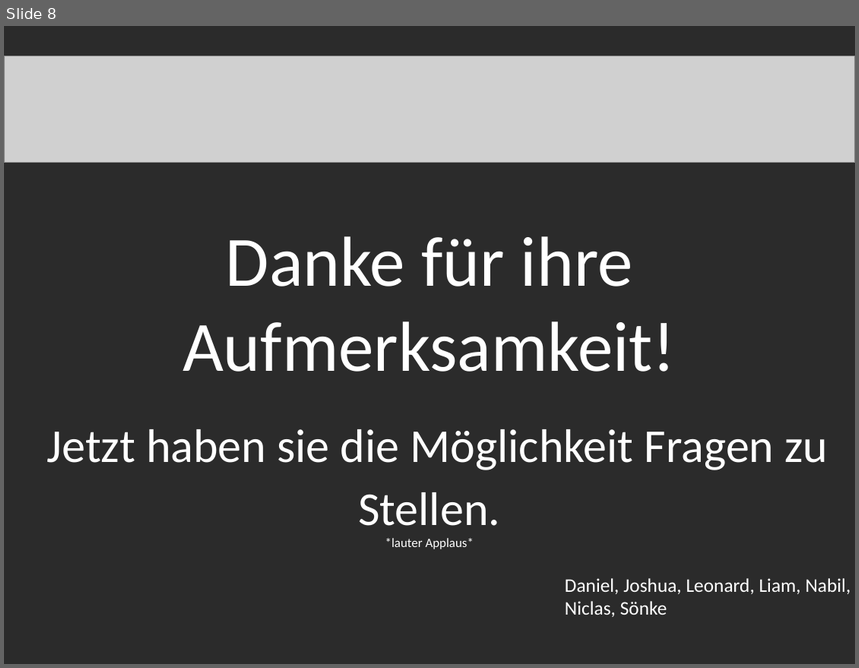
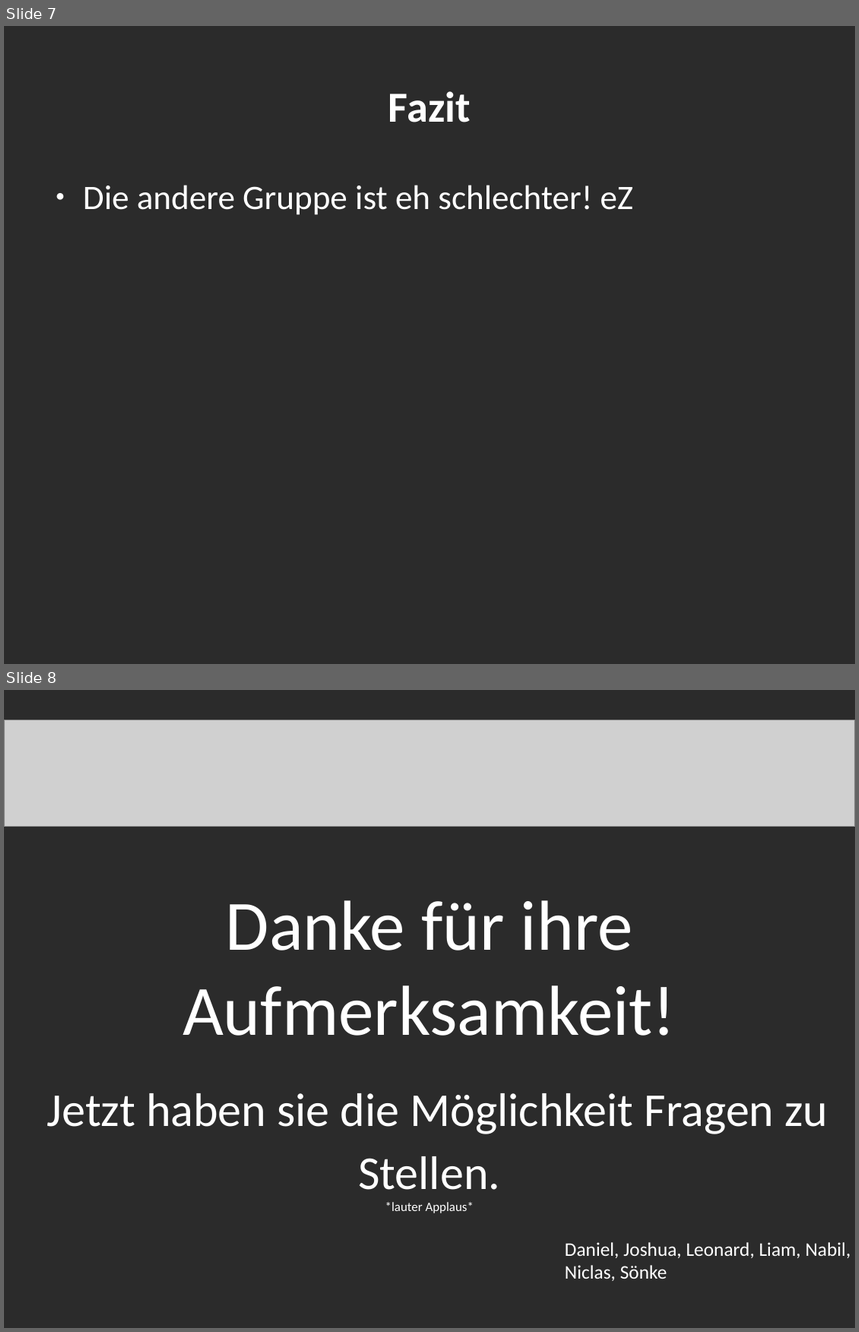
Before and after one commit to Leo1998/Kabuom, a slide deck: projektpräsentation.odp. Shown one above the other, each under a label of ours: slide 8 before the commit, slides 7 and 8 after it. The pictures are 859x668 and 859x1332 pixels, drawn with LibreOffice and Linux fonts; fonts in the diff are those of the drawing; grey boxes stand for pictures; background and template pictures are left out; a plain dark background stands for a picture behind light text. Boxes give left, top, right and bottom in pixels: in the first picture for what was removed or moved away, otherwise in the second. Text is boxed around its words. In the diff, an @@ line names an element or a change of style, - is before the commit and + after.

```diff
--- a/projektpräsentation.odp
+++ b/projektpräsentation.odp
@@ slide 7 added at [4, 26, 855, 664], background picture (left out) @@
@@ title added at [389, 91, 471, 123], 40 pt, text #FFFFFF, bold @@
+Fazit
@@ text added at [83, 185, 634, 215], 32 pt, text #FFFFFF @@
+● Die andere Gruppe ist eh schlechter! eZ
```
Also in this commit, not shown: 3 slides changed, 1 other slide added, 2 slides removed, 4 other files.
